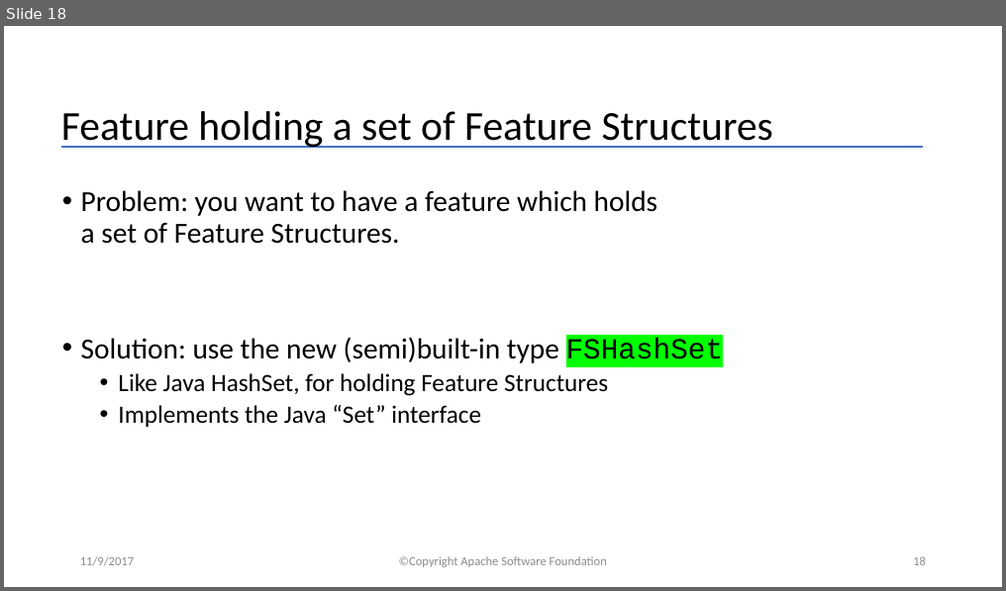
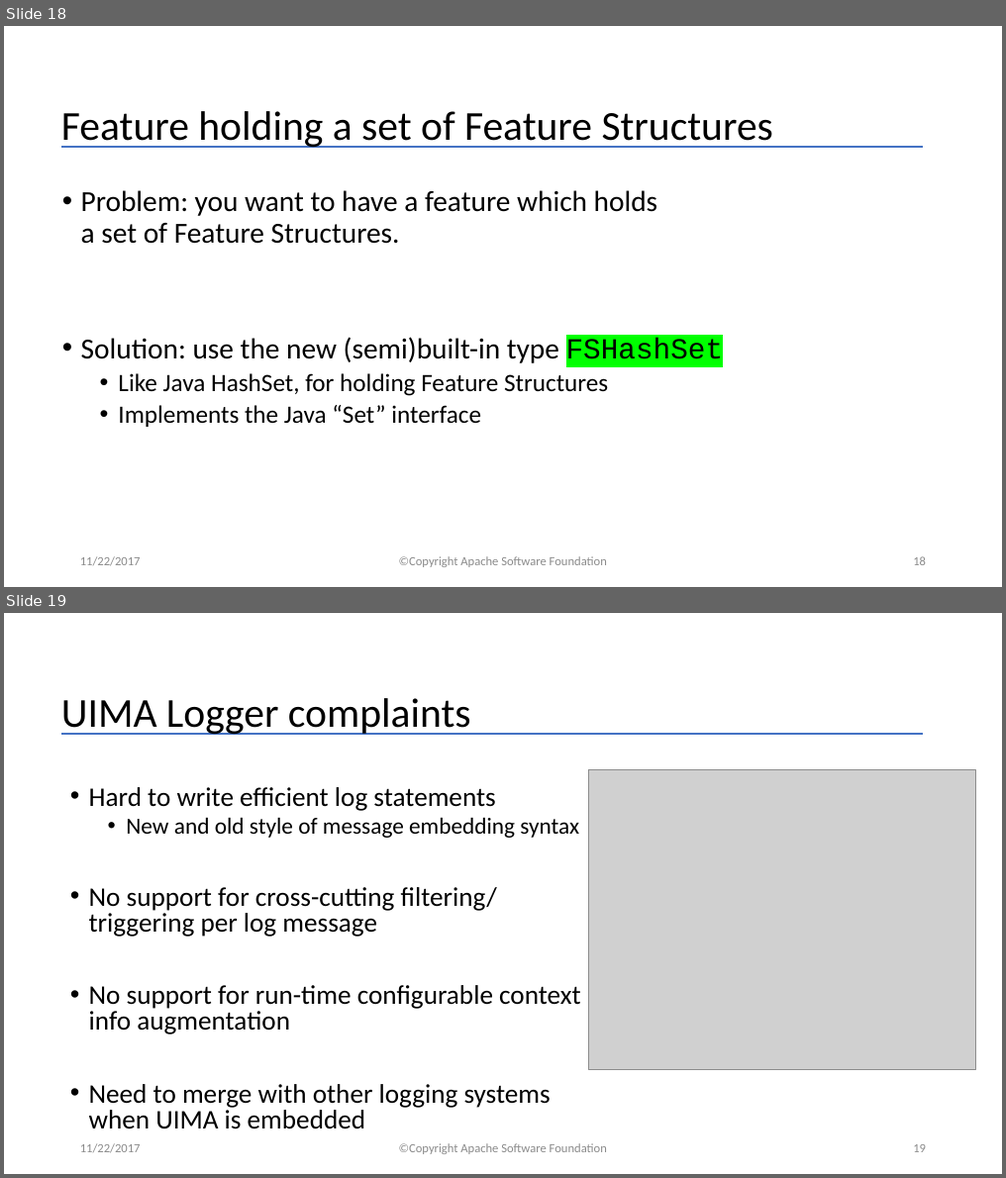
Before and after one commit to apache/uima-site, a slide deck: docs/downloads/uv3/UIMA_V3_Programmers_Solutions.pptx. Shown one above the other, each under a label of ours: slide 18 before the commit, slides 18 and 19 after it. The pictures are 1006x591 and 1006x1178 pixels, drawn with LibreOffice and Linux fonts; fonts in the diff are those of the drawing; grey boxes stand for pictures. Boxes give left, top, right and bottom in pixels: in the first picture for what was removed or moved away, otherwise in the second. Text is boxed around its words. In the diff, an @@ line names an element or a change of style, - is before the commit and + after.

Commit message:
update with info on new facility for signature checking.  also update uv3 programmers solutions powerpoint

```diff
--- a/docs/downloads/uv3/UIMA_V3_Programmers_Solutions.pptx
+++ b/docs/downloads/uv3/UIMA_V3_Programmers_Solutions.pptx
@@ slide 19 added at box(4, 613, 1002, 1174), background #FFFFFF; not listed: 1 template element that a slide beside it also shows @@
@@ title added at box(61, 698, 471, 735), 39.6 pt, text #000000 @@
+UIMA Logger complaints
@@ text added at box(89, 787, 581, 1130), 25.9 pt, text #000000 @@
+• Hard to write efficient log statements
+  • New and old style of message embedding syntax
+• No support for cross-cutting filtering/ triggering per log message
+• No support for run-time configurable context info augmentation
+• Need to merge with other logging systems when UIMA is embedded
@@ picture added at box(589, 769, 975, 1069) @@
@@ text added at box(80, 1144, 141, 1154), 12 pt, text #8C8C8C @@
+11/22/2017
@@ text added at box(399, 1144, 607, 1155), 12 pt, text #8C8C8C @@
+©Copyright Apache Software Foundation
@@ page number added at box(913, 1145, 926, 1153), 12 pt, text #8C8C8C @@
+19
@@ slide 18 changed as well @@
@@ text at box(80, 557, 141, 567): text changed @@
-11/9/2017
+11/22/2017
```
Also in this commit, not shown: 24 other slides changed, 4 other slides added, 3 other files.
